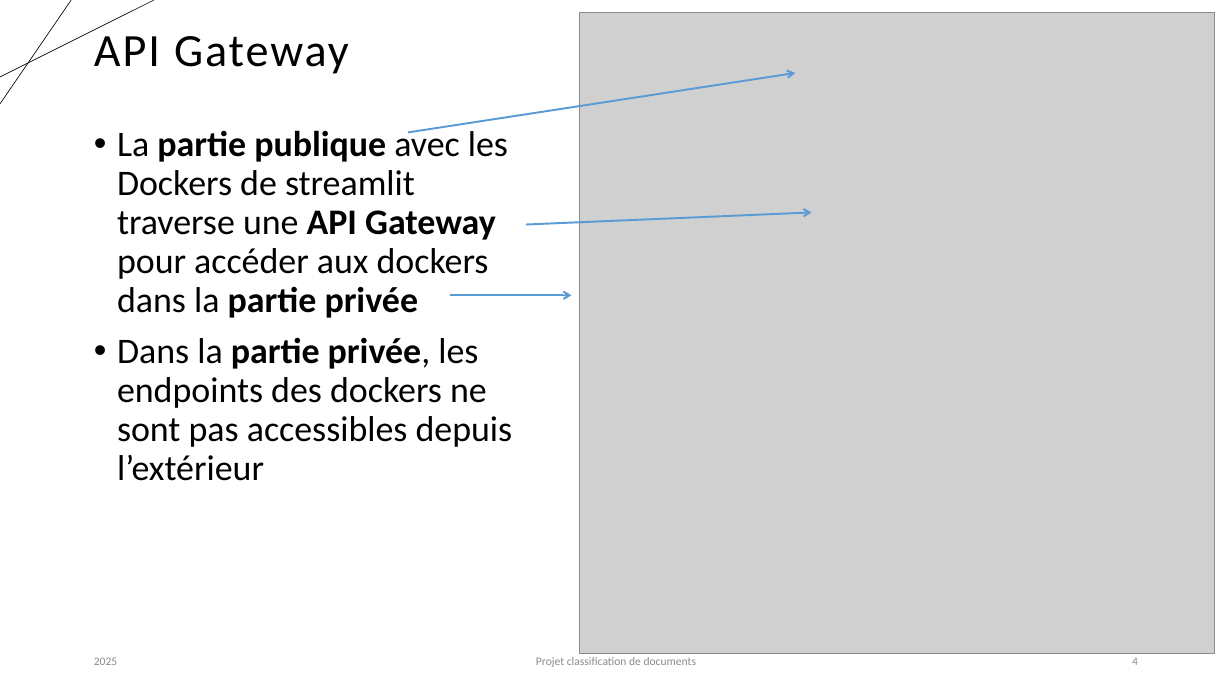
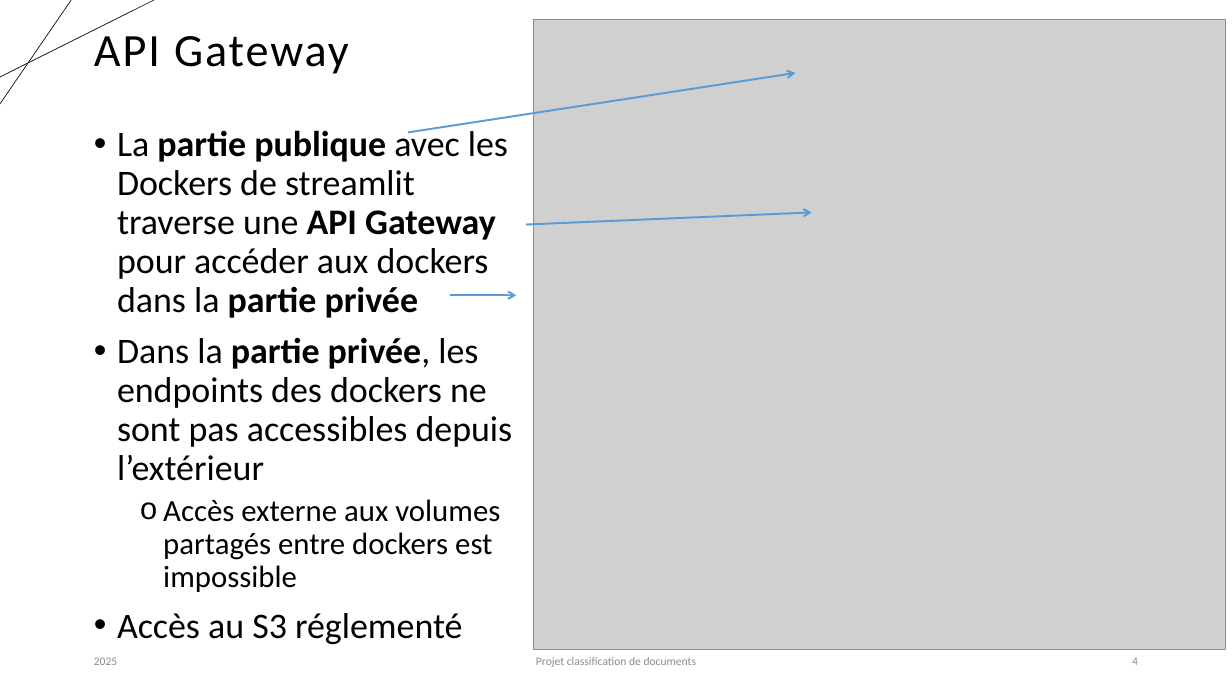
Before and after one commit to karned-formation/SEP24-MLOPS-SAKE, a slide deck: slide 4 of report/Projet_classification_MLOps_Partie4_Killian.pptx. Drawn at 1232x693 pixels with LibreOffice and Linux fonts; fonts in the diff are those of the drawing; grey boxes stand for pictures. Boxes give left, top, right and bottom in pixels: in the first picture for what was removed or moved away, otherwise in the second. Text is boxed around its words. In the diff, an @@ line names an element or a change of style, - is before the commit and + after.

```diff
--- a/report/Projet_classification_MLOps_Partie4_Killian.pptx
+++ b/report/Projet_classification_MLOps_Partie4_Killian.pptx
@@ picture: place and size @@
-picture at [579, 12, 1215, 653]
+picture at [533, 19, 1226, 650]
@@ arrow moved from (450, 296) - (572, 296) to (450, 296) - (517, 296) @@
@@ text at [117, 499, 500, 644]: paragraphs added @@
+  o Accès externe aux volumes partagés entre dockers est impossible
+• Accès au S3 réglementé
```
Also in this commit, not shown: 1 other file.
